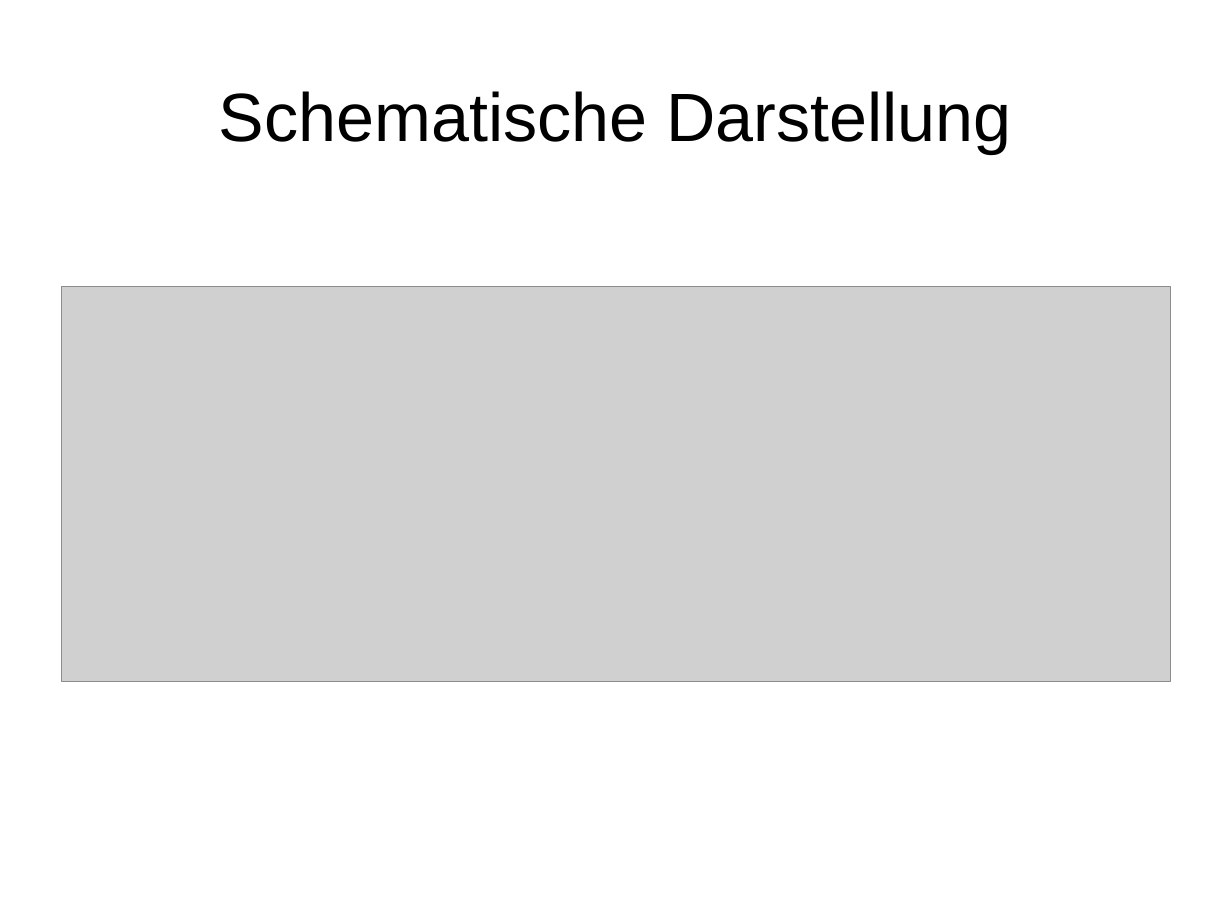
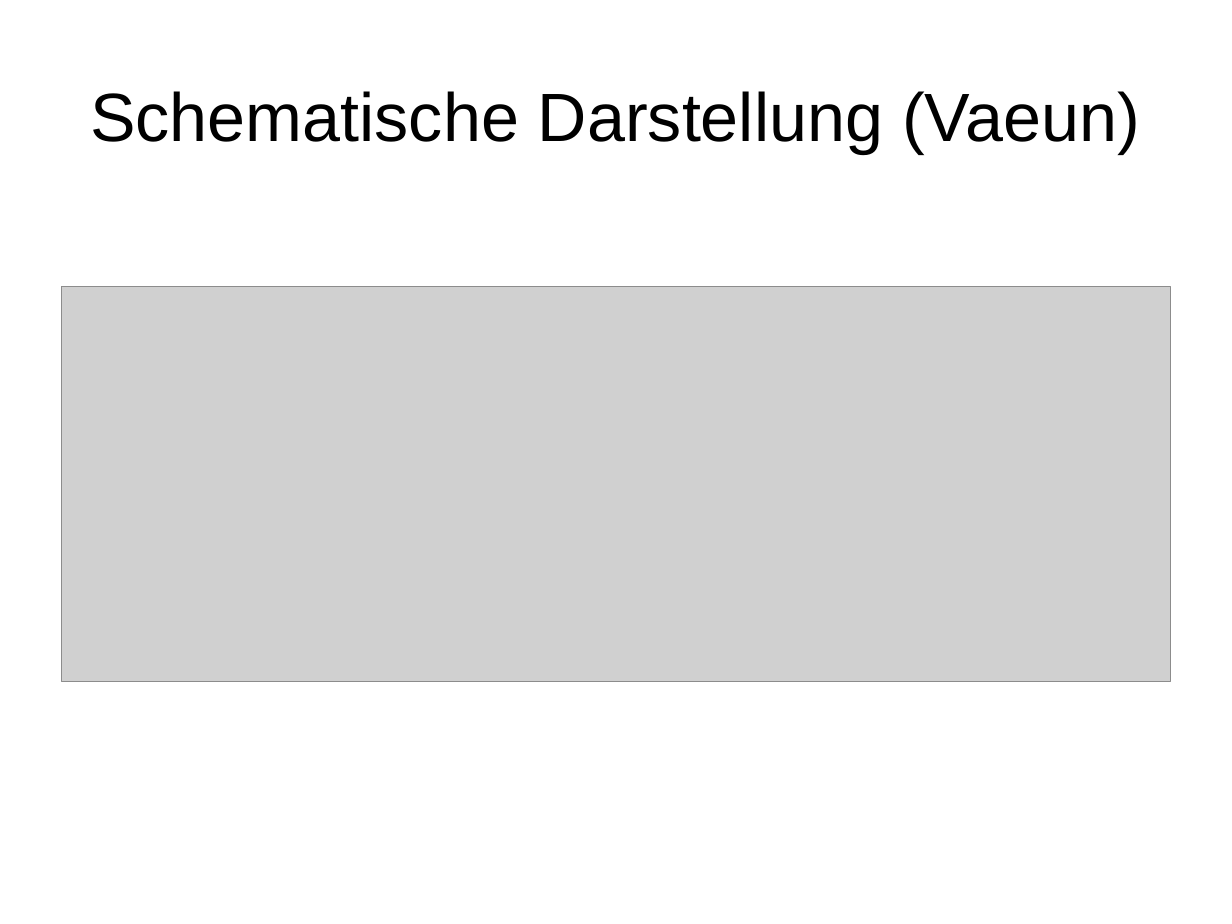
Before and after one commit to janhelmle/weiterbildung_fachinformatiker_ihk_projektantrag, a slide deck: slide 4 of praesentation/presentation_v1.odp. Drawn at 1232x924 pixels with LibreOffice and Linux fonts; fonts in the diff are those of the drawing; grey boxes stand for pictures. Boxes give left, top, right and bottom in pixels: in the first picture for what was removed or moved away, otherwise in the second. Text is boxed around its words. In the diff, an @@ line names an element or a change of style, - is before the commit and + after.

```diff
--- a/praesentation/presentation_v1.odp
+++ b/praesentation/presentation_v1.odp
@@ title at bbox=[90, 91, 1140, 153]: text changed @@
-Schematische Darstellung
+Schematische Darstellung (Vaeun)
```
Also in this commit, not shown: 13 other slides changed.
